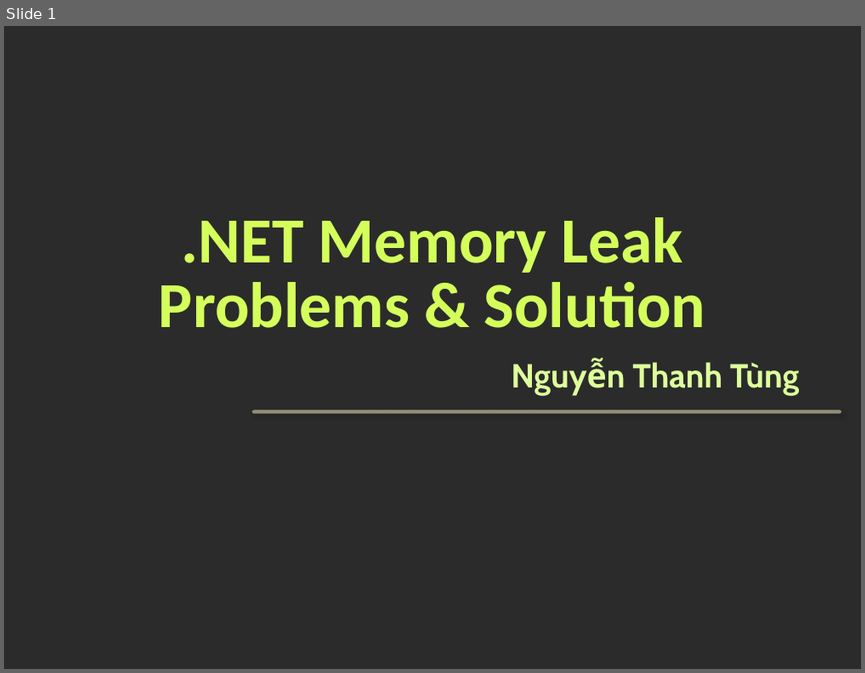
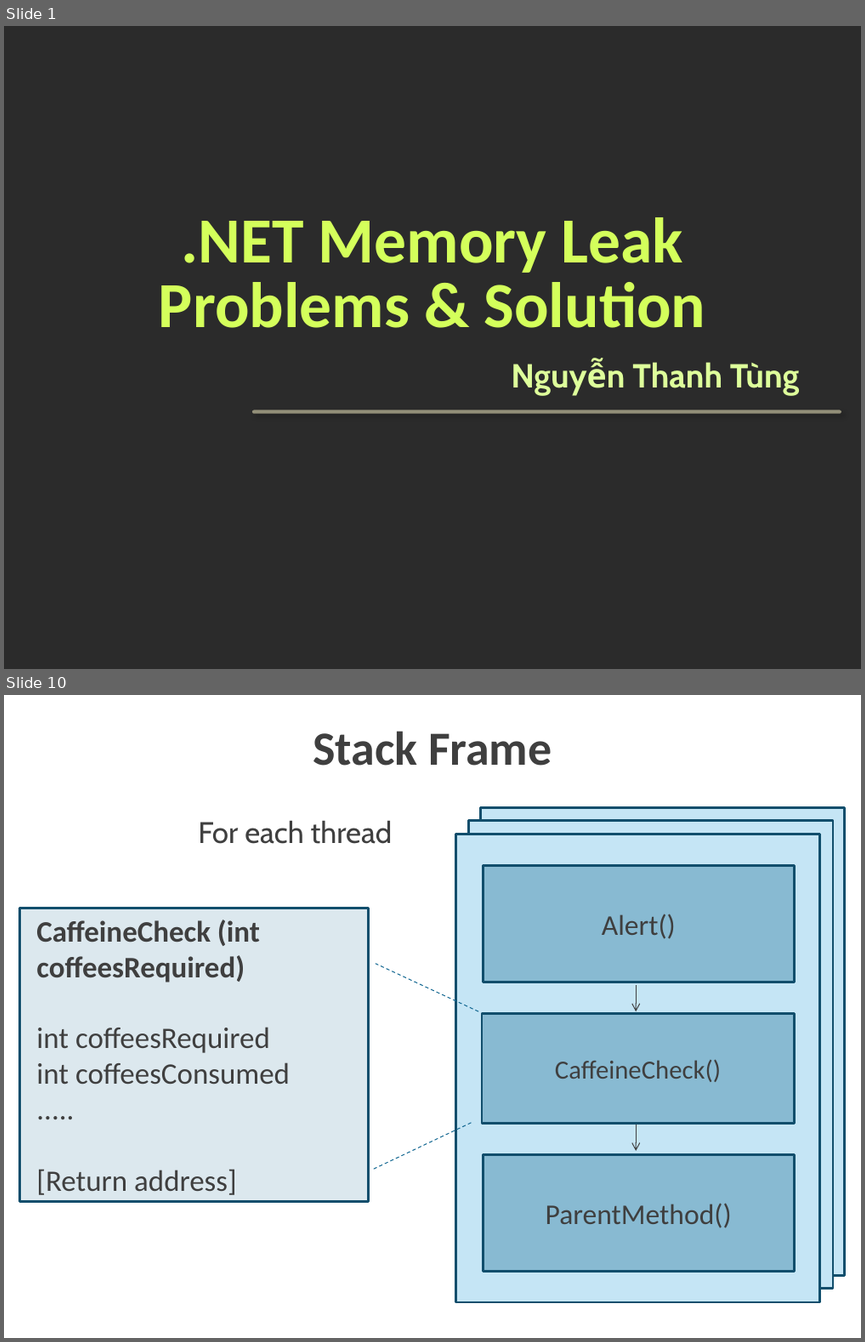
Before and after one commit to tungnt185/MemoryLeak, a slide deck: Memory Leak in .NET.pptx. Shown one above the other, each under a label of ours: slide 1 before the commit, slides 1 and 10 after it; the slides between them are not shown. The pictures are 865x673 and 865x1342 pixels, drawn with LibreOffice and Linux fonts; fonts in the diff are those of the drawing; background and template pictures are left out; a plain dark background stands for a picture behind light text. Boxes give left, top, right and bottom in pixels: in the first picture for what was removed or moved away, otherwise in the second. Text is boxed around its words. In the diff, an @@ line names an element or a change of style, - is before the commit and + after.

```diff
--- a/Memory Leak in .NET.pptx
+++ b/Memory Leak in .NET.pptx
@@ slide 10 added at box(4, 695, 861, 1338), background picture (left out) @@
@@ text added at box(313, 731, 552, 766), 40 pt, text #3F3F3F, bold @@
+Stack Frame
@@ text added at box(198, 820, 392, 844), 25 pt, text #3F3F3F @@
+For each thread
@@ rectangle added at box(468, 820, 833, 1288), fill #C5E5F5, outline #124E6D 2 pt @@
@@ rectangle added at box(480, 808, 845, 1276), fill #C5E5F5, outline #124E6D 2 pt @@
@@ rectangle added at box(455, 834, 820, 1302), fill #C5E5F5, outline #124E6D 2 pt @@
@@ rectangle added at box(483, 866, 794, 982), fill #186A93 at 35% opacity, outline #124E6D 2 pt, 24 pt, text #3F3F3F @@
+Alert()
@@ rectangle added at box(19, 908, 368, 1202), fill #186A93 at 15% opacity, outline #124E6D 2 pt, 25 pt, text #3F3F3F @@
+CaffeineCheck (int coffeesRequired)
+int coffeesRequired
+int coffeesConsumed
+.....
+[Return address]
@@ line added from (478, 1011) to (375, 964), #146993 0.75 pt dashed @@
@@ arrow added from (636, 985) to (636, 1011), #3F3F3F 0.75 pt @@
@@ rectangle added at box(482, 1014, 794, 1123), fill #186A93 at 35% opacity, outline #124E6D 2 pt, 22 pt, text #3F3F3F @@
+CaffeineCheck()
@@ line added from (373, 1168) to (473, 1122), #146993 0.75 pt dashed @@
@@ arrow added from (636, 1124) to (636, 1151), #3F3F3F 0.75 pt @@
@@ rectangle added at box(483, 1154, 794, 1270), fill #186A93 at 35% opacity, outline #124E6D 2 pt, 24 pt, text #3F3F3F @@
+ParentMethod()
```
Also in this commit, not shown: 2 slides changed, 39 other slides added, 29 slides removed.
